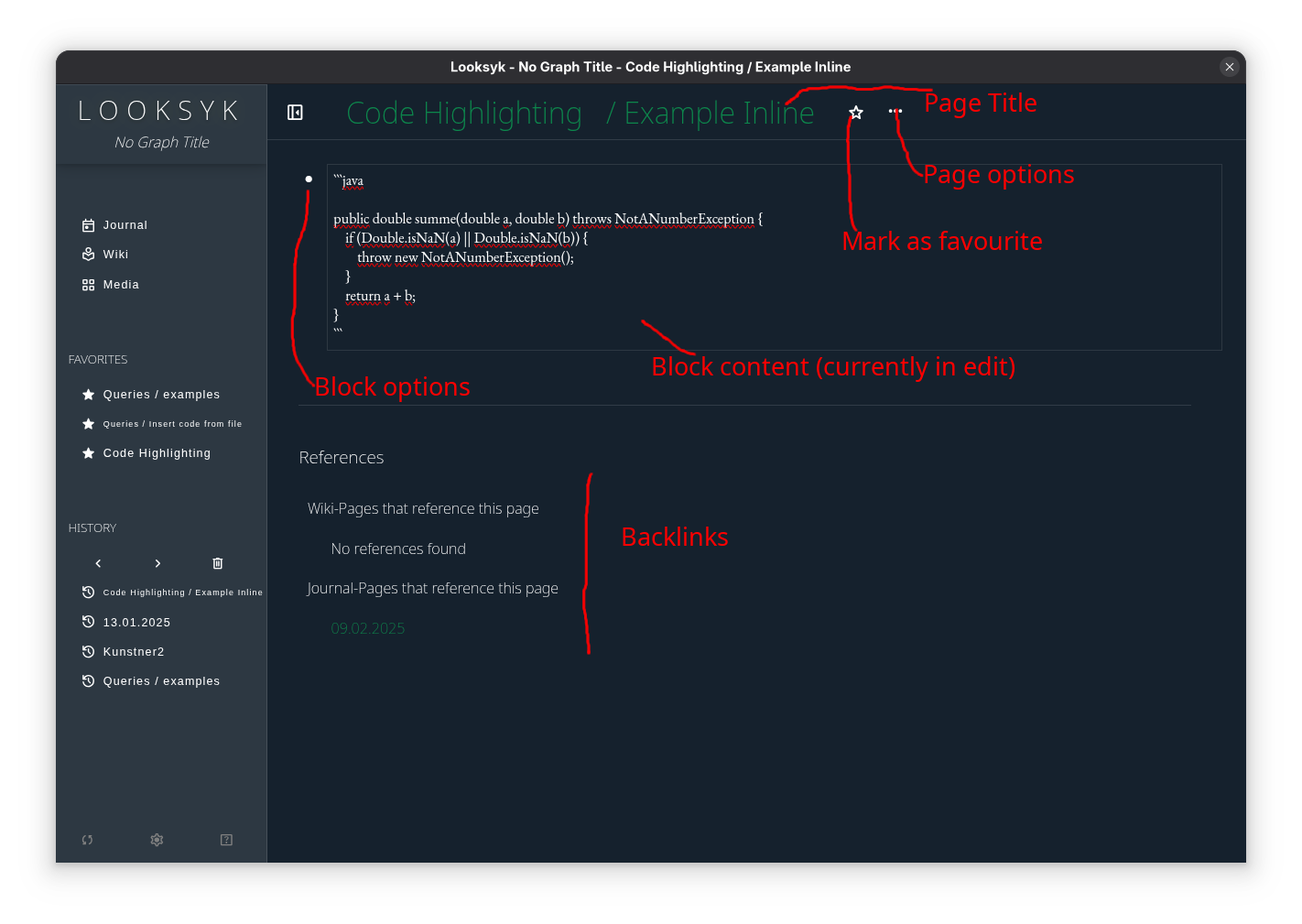
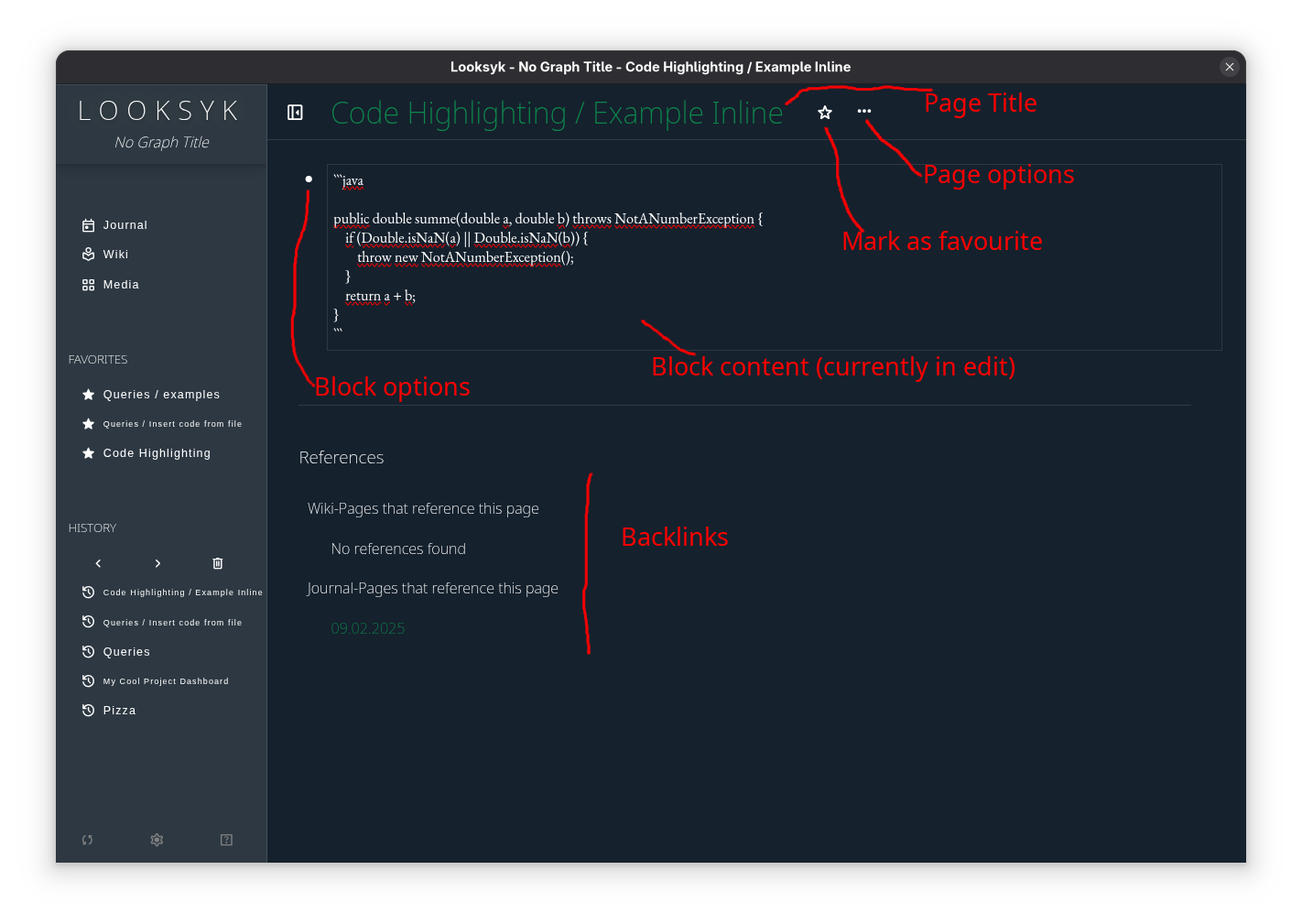
Before/after of a (1302, 924) layered artwork. What changed in the layer stack:
painted on "Ebene" over [824,108,925,233]
renamed "Bildschirmfoto vom 2025-07-13 10-22-37.png" to "animation13.png", painted on it over [82,99,925,718]
